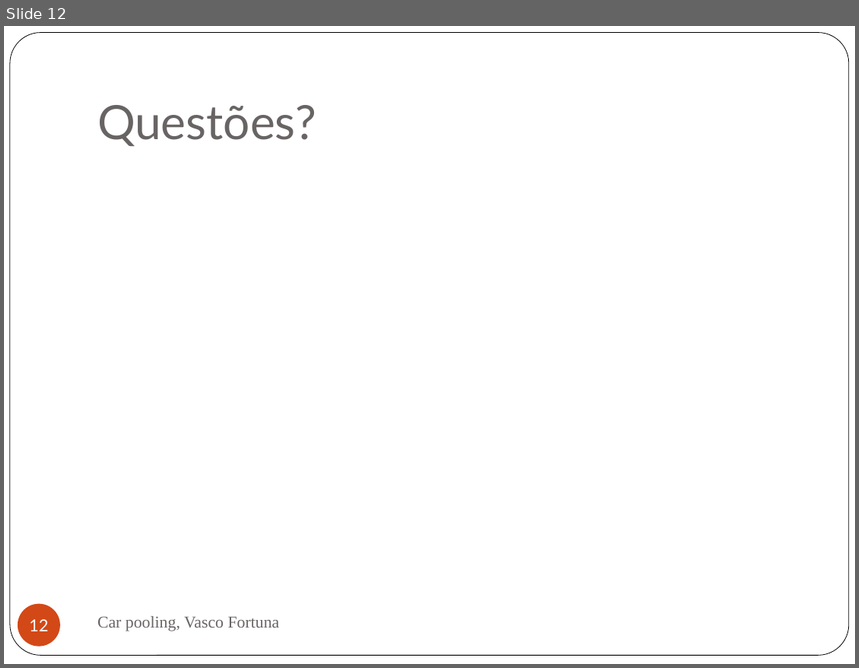
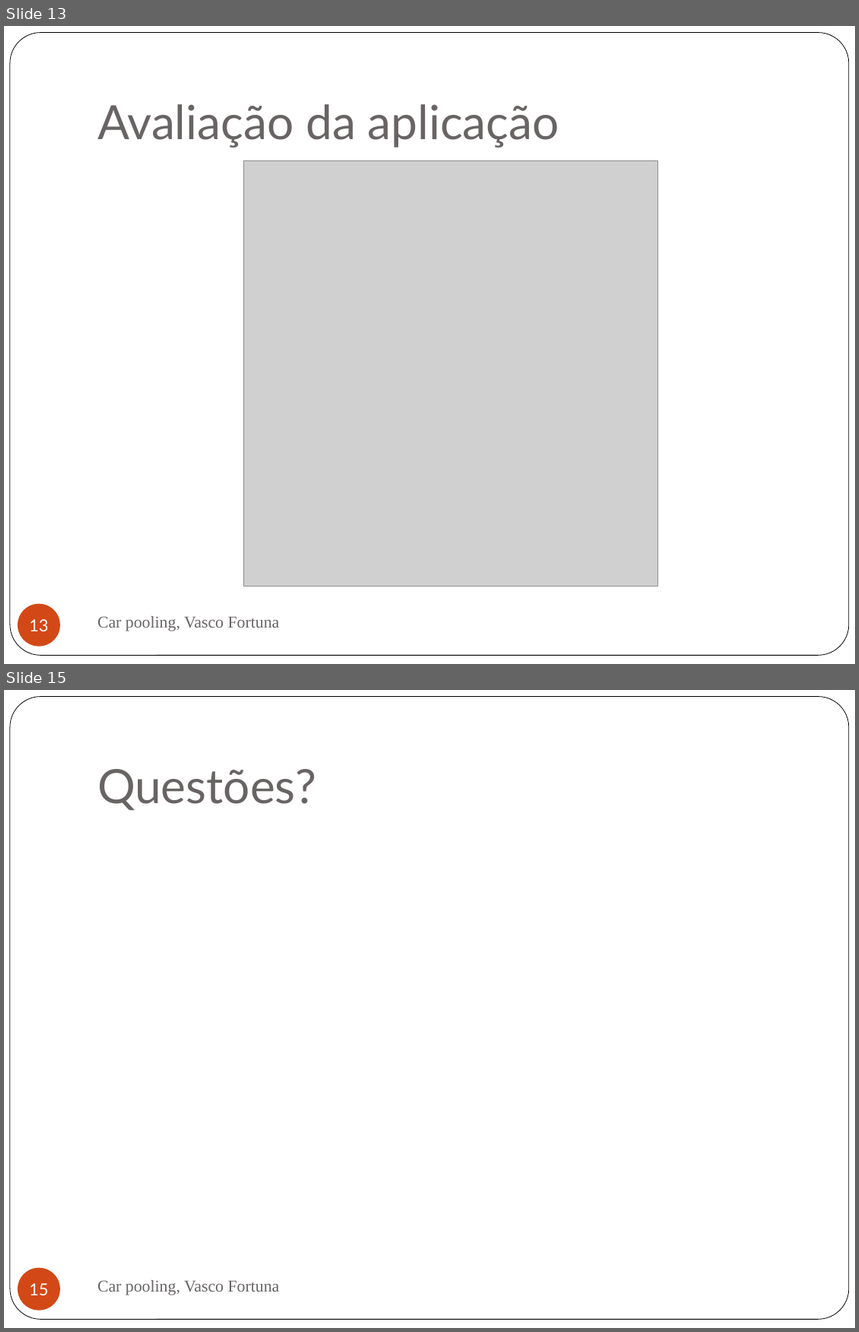
Before and after one commit to Vascomfortuna/Projeto-EI, a slide deck: Apresentação.pptx. Shown one above the other, each under a label of ours: slide 12 before the commit, slides 13 and 15 after it; the slides between them are not shown. The pictures are 859x668 and 859x1332 pixels, drawn with LibreOffice and Linux fonts; fonts in the diff are those of the drawing; grey boxes stand for pictures. Boxes give left, top, right and bottom in pixels: in the first picture for what was removed or moved away, otherwise in the second. Text is boxed around its words. In the diff, an @@ line names an element or a change of style, - is before the commit and + after.

```diff
--- a/Apresentação.pptx
+++ b/Apresentação.pptx
@@ slide 13 added at <box>4,26,855,664</box>, background #FFFFFF; not listed: 1 template element that a slide beside it also shows @@
@@ title added at <box>97,104,560,148</box>, 40 pt, text #696464 @@
+Avaliação da aplicação
@@ picture added at <box>244,161,658,586</box> @@
@@ page number added at <box>18,604,60,646</box>, fill #D34817, 14 pt, text #FFFFFF @@
+13
@@ text added at <box>97,617,280,632</box>, 14 pt, text #696464 @@
+Car pooling, Vasco Fortuna
@@ what was slide 12 is now slide 15 @@
@@ page number at <box>29,1284,48,1296</box>: text changed @@
-12
+15
```
Also in this commit, not shown: 11 slides changed, 2 other slides added, 10 other files.
